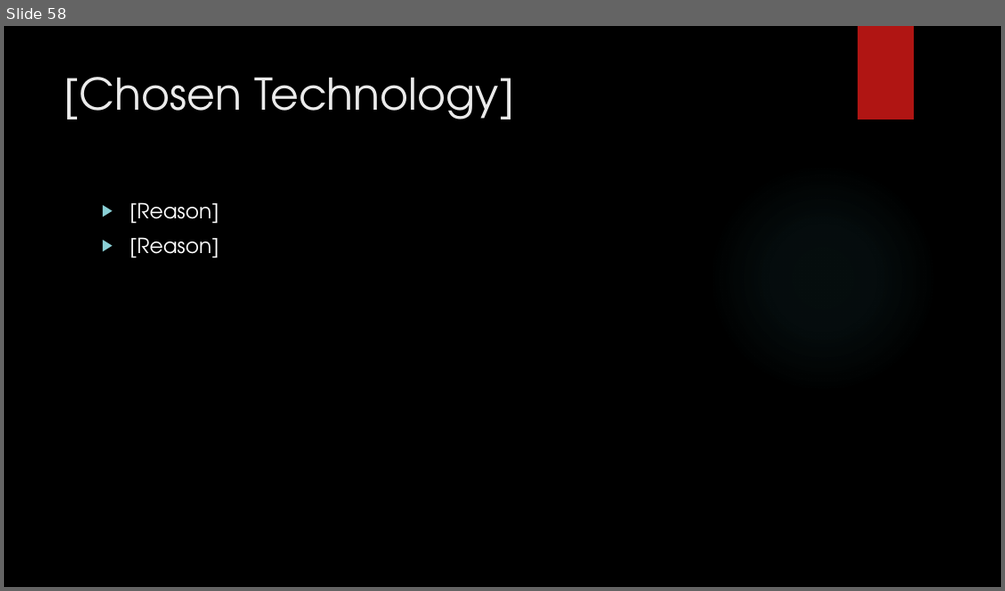
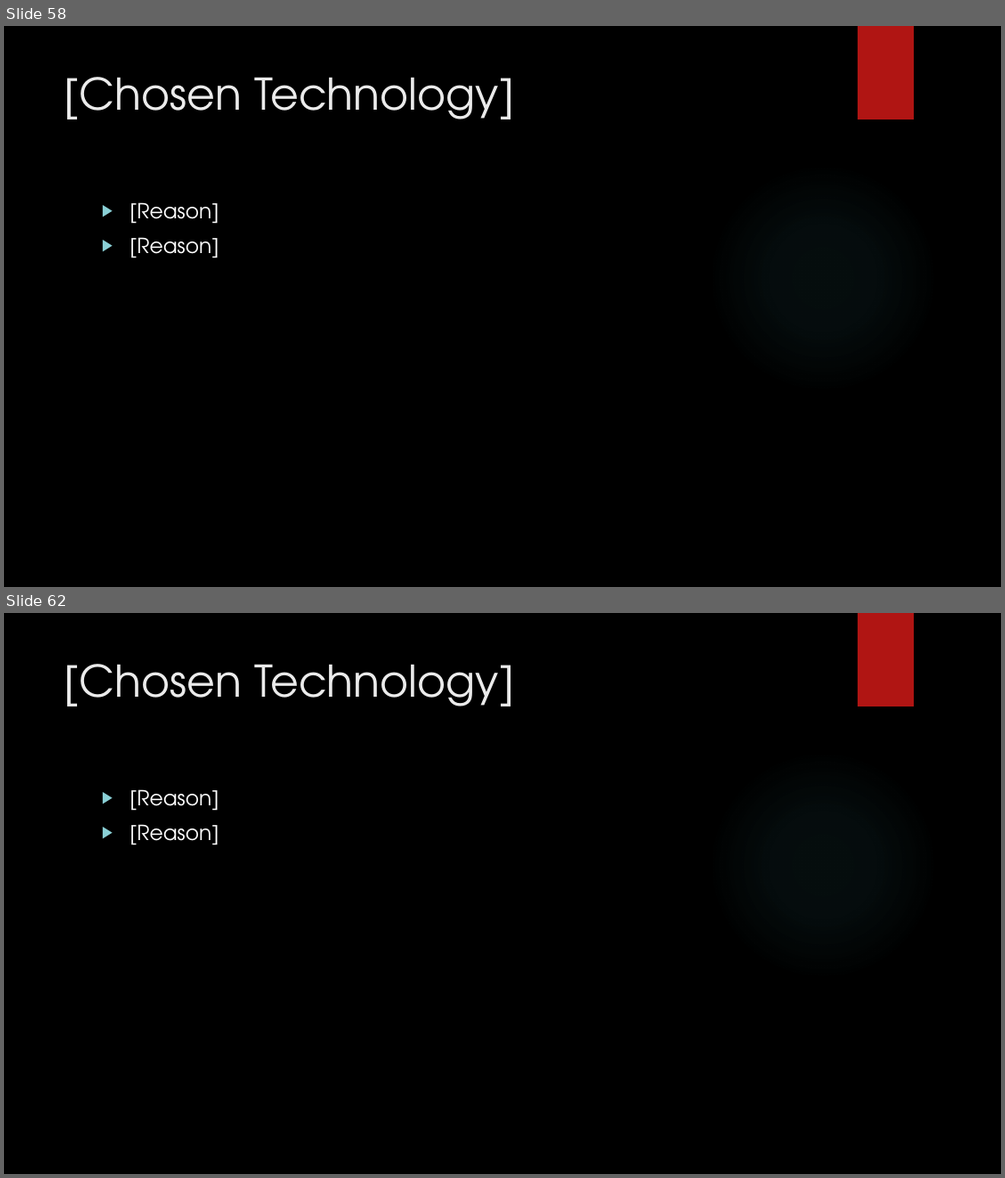
Before and after one commit to junmin-yee/Landmarked, a slide deck: Technology Presentation.pptx. Shown one above the other, each under a label of ours: slide 58 before the commit, slides 58 and 62 after it; the slides between them are not shown. The pictures are 1005x591 and 1005x1178 pixels, drawn with LibreOffice and Linux fonts; fonts in the diff are those of the drawing; background and template pictures are left out. Boxes give left, top, right and bottom in pixels: in the first picture for what was removed or moved away, otherwise in the second. Text is boxed around its words. In the diff, an @@ line names an element or a change of style, - is before the commit and + after.

```diff
--- a/Technology Presentation.pptx
+++ b/Technology Presentation.pptx
@@ slide 62 added at box(4, 613, 1001, 1174), background picture (left out); not listed: 2 template elements that a slide beside it also shows @@
@@ title added at box(65, 664, 514, 706), 42 pt, text #EBEBEB @@
+[Chosen Technology]
@@ text added at box(129, 789, 218, 845), 20 pt, text #FFFFFF @@
+▶ [Reason]
+▶ [Reason]
```
Also in this commit, not shown: 3 other slides added, 1 other file.
